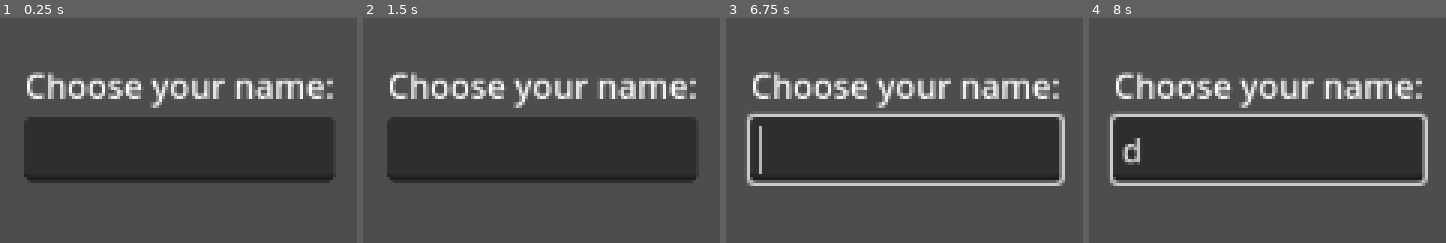
Above: before the commit, frames 1-4 (left to right).
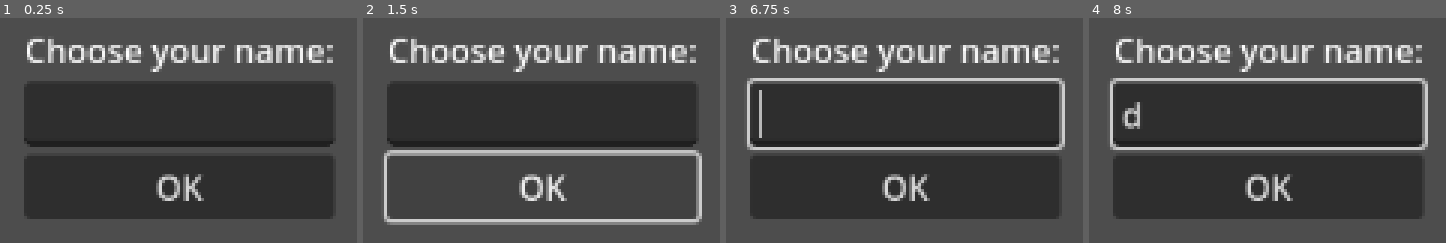
Above: after the commit, the same moments.

Repository: Ishidawg/project-cats-destiny
Game: Godot game, scene res://scenes/name_selection/name_selection.tscn
Two runs of this game, one before a commit and one after it. Both use one fixed random seed, a clock stepped at 60 frames per second and the inputs below. This scene is started directly instead of the project's main scene.
Inputs (mouse positions are in pixels of both pictures, inside the frame that each line leads up to):
- Up to frame 1 (0.25 s): no input
- Up to frame 2 (1.5 s): click (541, 186) at 0.5 s, where only the run after the commit has a clickable "OK"; click (541, 186) at 1.25 s, where only the run after the commit has a clickable "OK"
- Up to frame 3 (6.75 s): tap Enter (accept) at 2, 2.85, 3.5, 4.35, 5, 5.85 s; move the mouse to (outside the picture) at 2.02 s; hold D (right) 2.03-2.78 s; hold Enter (accept) 2.03-2.78 s; click (outside the picture) at 2.17 s; move the mouse to (outside the picture) at 2.77 s; hold S (down) 2.78-3.53 s; move the mouse to (outside the picture) at 3.52 s; hold D (right) 3.53-4.28 s; hold Enter (accept) 3.53-4.28 s; move the mouse to (outside the picture) at 4.27 s; hold W (up) 4.28-5.03 s; click (outside the picture) at 4.42 s; move the mouse to (outside the picture) at 5.02 s; hold Enter (accept) 5.03-5.78 s; hold A (left) 5.03-6.53 s; move the mouse to (outside the picture) at 5.77 s; move the mouse to (1025, 121) at 6.52 s; hold S (down) from 6.53 s (still down); hold Enter (accept) from 6.53 s (still down); click (1025, 121) at 6.67 s
- Up to frame 4 (8 s): move the mouse to (outside the picture) at 7.27 s; release S (down) at 7.28 s; release Enter (accept) at 7.28 s; hold D (right) from 7.28 s (still down); tap Enter (accept) at 7.35 s

The runs differ from the first frame. In frame 1, 35% of the frame differs, in the area x 6-94%, y 9-90%; in frame 2, 28%; in frame 3, 38%; in frame 4, 38%, in the area x 5-95%, y 9-90%.
Error before the commit: Invalid call. Nonexistent function 'value' in base 'Nil'. (res://scenes/name_selection/name_selection.gd:4)

Commit message:
feat: name selection implementation

Diff:
--- a/scenes/demo/demo_main_project/demo_main.gd
+++ b/scenes/demo/demo_main_project/demo_main.gd
@@ -17,7 +17,11 @@
 
 var archer_scene = load("res://scenes/classes/archer.tscn")
 var lunar_witch_scene = load("res://scenes/classes/lunar_witch.tscn")
+
 var class_presentation_scene = preload("res://scenes/classes/class_presentation.tscn")
+var name_selection_scene = preload("res://scenes/name_selection/name_selection.tscn")
+
+#var player = preload("res://scenes/player/player.tscn")
 
 var classes_dictionary = {
 	# Os ids chave devem estar em QUALQUER ordem
@@ -34,6 +38,21 @@
 	var class_presentation: ClassPresentation = class_presentation_scene.instantiate()
 	add_child(class_presentation)
 	class_presentation.load(classe)
+	await get_tree().create_timer(1).timeout
+	# EXIBE A TELA MEIO PAH
+
+	class_presentation.free()
+
+	var name_selection: NameSelection = name_selection_scene.instantiate()
+	add_child(name_selection)
+	await name_selection.select() # Espera inserir o nome
+
+	print(name_selection.input)
+
+	#player.instantiate()
+	#add_child(player)
+	#player.classe = classe
+
 
 func sort_dict():
 	for key in classes_dictionary.keys():
--- a/scenes/name_selection/name_selection.gd
+++ b/scenes/name_selection/name_selection.gd
@@ -1,4 +1,19 @@
-extends Control
+class_name NameSelection extends Control
 
 @onready var line_edit: LineEdit = $VBoxContainer/LineEdit
-@export var name_selection : String = line_edit.value()
+var input: String
+
+signal PA
+
+func select():
+	while true:
+		await PA
+		#validações do nome
+		input = line_edit.text
+		if input != "":
+			break
+	self.queue_free()
+	return
+
+func _on_btn_ok_pressed() -> void:
+	PA.emit()
--- a/scenes/name_selection/name_selection.tscn
+++ b/scenes/name_selection/name_selection.tscn
@@ -31,3 +31,9 @@
 
 [node name="LineEdit" type="LineEdit" parent="VBoxContainer"]
 layout_mode = 2
+
+[node name="BtnOk" type="Button" parent="VBoxContainer"]
+layout_mode = 2
+text = "OK"
+
+[connection signal="pressed" from="VBoxContainer/BtnOk" to="." method="_on_btn_ok_pressed"]
--- a/scenes/player/player.gd
+++ b/scenes/player/player.gd
@@ -1,9 +1,10 @@
-class_name player
+class_name Player
 extends CharacterBody2D
 
 
 var speed := 420.0
 @onready var player_sprites: AnimatedSprite2D = %player_sprites
+@export var classe: Classe
 
 func _ready() -> void:
 	SignalDisplayDialogue.connect("display_dialog", Callable(self, "on_display_dialog"))
